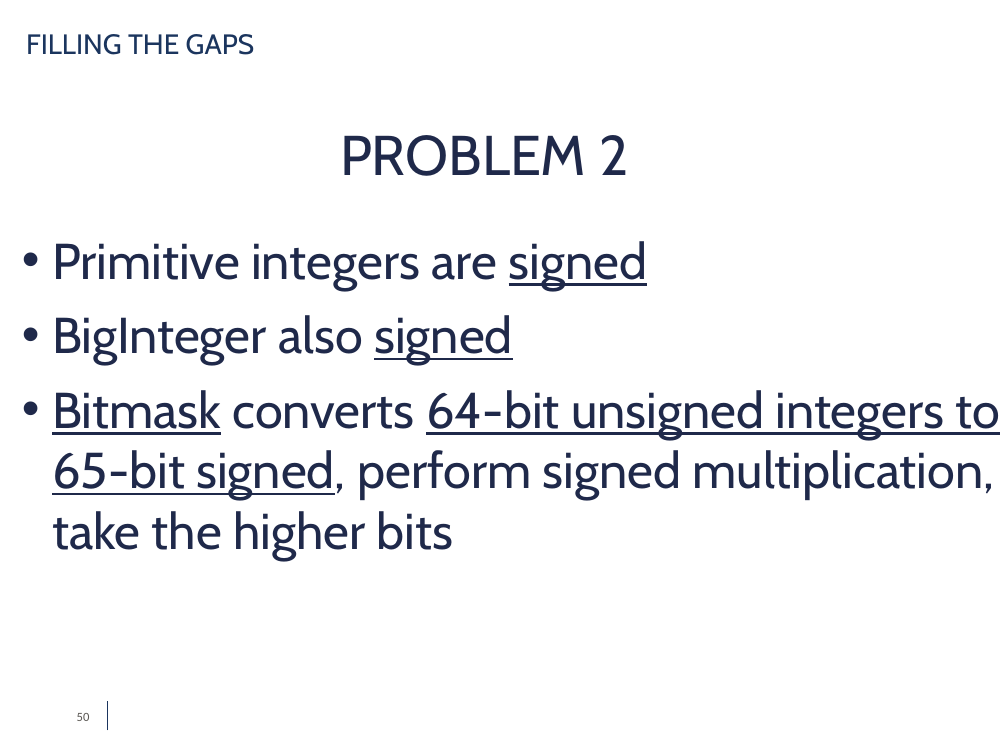
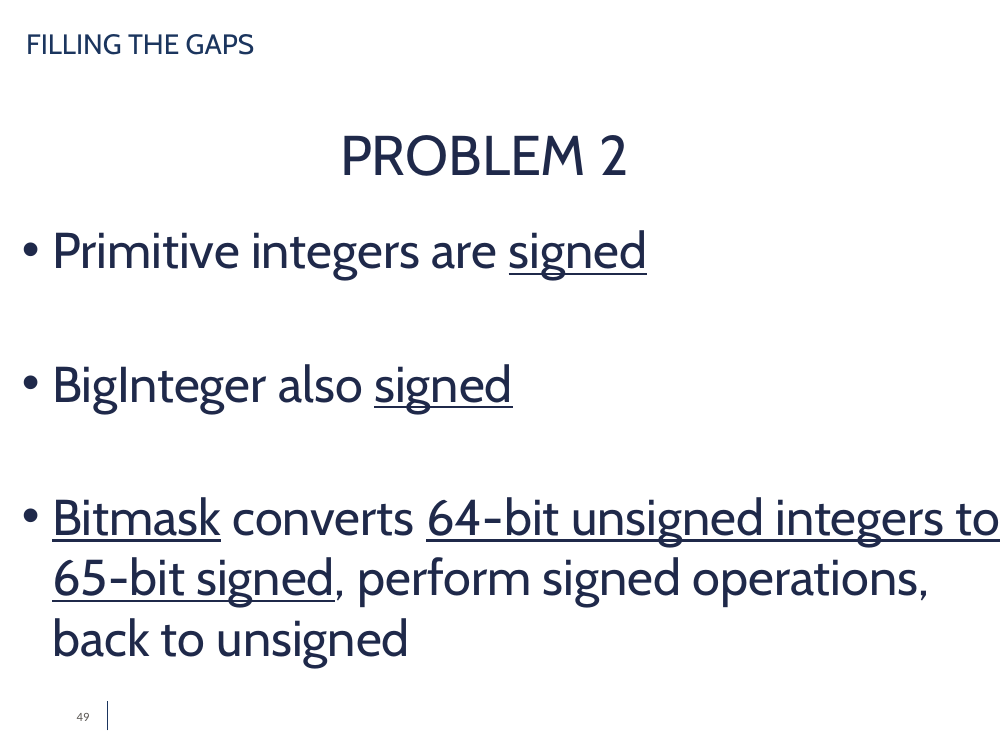
Before and after one commit to simdeistud/bachelors-thesis, a slide deck: slide 49 of SlidesDeiana4_3 -ABRIDGED.pptx (slide 50 before the commit). Drawn at 1008x756 pixels with LibreOffice and Linux fonts; fonts in the diff are those of the drawing; background and template pictures are left out. Boxes give left, top, right and bottom in pixels: in the first picture for what was removed or moved away, otherwise in the second. Text is boxed around its words. In the diff, an @@ line names an element or a change of style, - is before the commit and + after.

```diff
--- a/SlidesDeiana4_3 -ABRIDGED.pptx
+++ b/SlidesDeiana4_3 -ABRIDGED.pptx
@@ text "Primitive integers are signed": place and size @@
-text "Primitive integers are signed" at [52,241,1001,560]
+text "Primitive integers are signed" at [52,230,1001,667]
@@ text at [52,497,1001,667]: text changed @@
-• Bitmask converts 64-bit unsigned integers to 65-bit signed, perform signed multiplication, take the higher bits
+• Bitmask converts 64-bit unsigned integers to 65-bit signed, perform signed operations, back to unsigned
@@ page number at [77,713,90,721]: text changed @@
-50
+49
```
Also in this commit, not shown: 16 other slides changed, 4 slides added, 4 slides removed, 1 other file.
